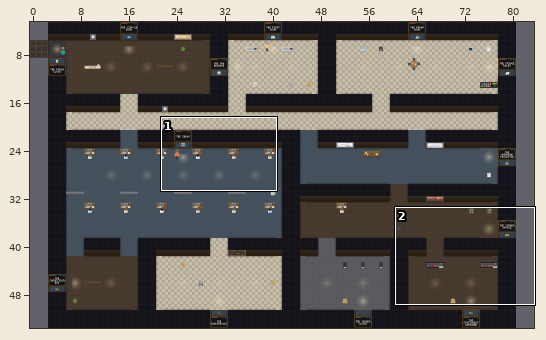
A Tiled map (JSON) gets an edit: maps/officefloor.tmj. The first picture is a wide view before the edit; the outline marks the close-up.
Close-up. First the earlier version:
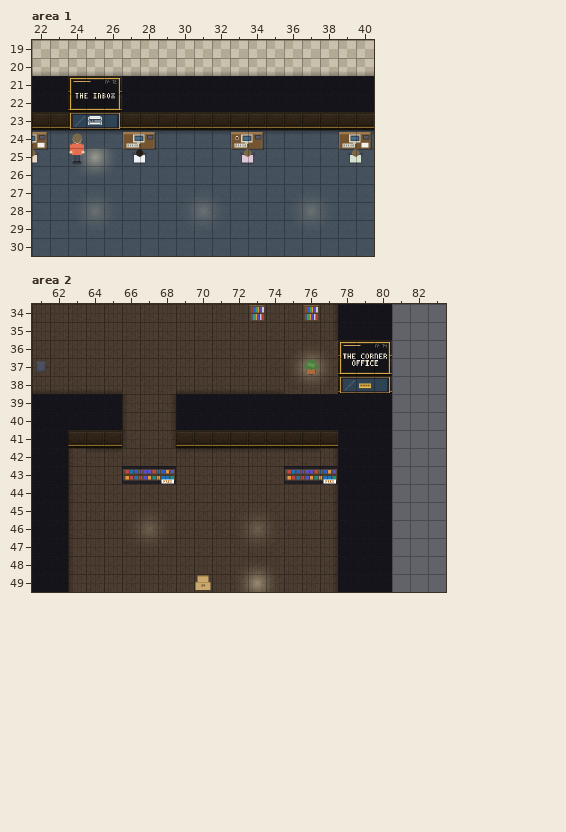
Cells are 32x32 px. Shown: area 1 x 22..40, y 19..30; area 2 x 61..83, y 34..49. The commit also changed other parts of the map, which this record leaves out.
Now the later version:
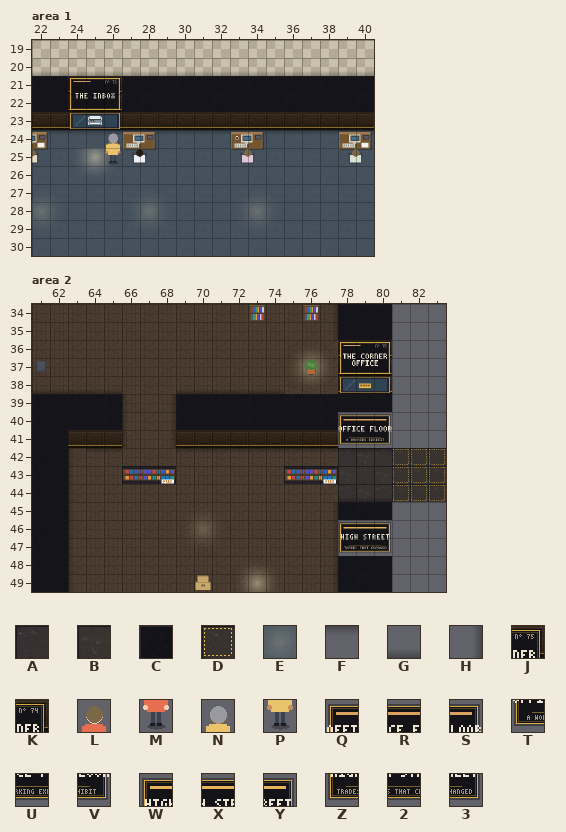
Key: from "Chunk 1": A 3, B 4, C 13, D 15, E 29, F 34, G 37, H 40, J 99, K 120, L 167, M 168, N 169, P 170, Q 230, R 231, S 232, T 233, U 234, V 235, W 236, X 237, Y 238, Z 239, 2 240, 3 241.
_ is an empty cell, . an unchanged one.
See-through tiles are keyed as they look on the map.
What changed:
--- layer "decor", area 1
@@ x 22..37 @@
-28 _..E.._..E.._..E
+28 E.._..E.._..E.._
--- layer "props", area 1
@@ x 24..26 @@
-24 L._
-25 M._
+24 _.N
+25 _.P
--- layer "floor", area 2
@@ x 78..83 @@
-42 ______
-43 ______
-44 ______
+42 ABADDD
+43 BABDDD
+44 ABADDD
--- layer "decor", area 2
@@ x 77..80 @@
-42 H___
+42 FFFF
@@ x 77..80 @@
-44 H___
+44 _GGG
@@ x 67..73 @@
-46 E.._..E
+46 _..E.._
--- layer "walls", area 2
@@ x 80..80 @@
-36 K
+36 J
@@ x 78..80 @@
-40 CCC
-41 CCC
-42 CCC
-43 CCC
-44 CCC
+40 QRS
+41 TUV
+42 ___
+43 ___
+44 ___
@@ x 78..80 @@
-46 CCC
-47 CCC
+46 WXY
+47 Z23
